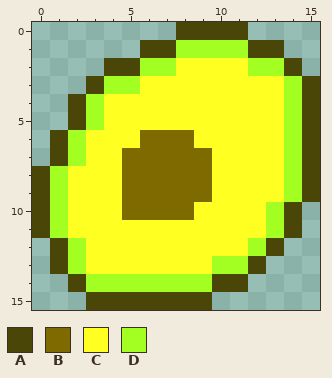
A pixel-art sprite gets an edit: OfficeDungeonCrawler/ExternalAssets/Sprites/Avocado.png. That is the earlier state.
The file is 16x16 pixels.
Palette (. is transparent): A #494608  B #7f6a00  C #ffff21  D #a3ff21
Pixels before, first column x 0:
 0 ........AAAA....
 1 ......AADDDDAA..
 2 ....AADDCCCCDDA.
 3 ...ADDCCCCCCCCDA
 4 ..ADCCCCCCCCCCDA
 5 ..ADCCCCCCCCCCDA
 6 .ADCCCBBBCCCCCDA
 7 .ADCCBBBBBCCCCDA
 8 ADCCCBBBBBCCCCDA
 9 ADCCCBBBBBCCCCDA
10 ADCCCBBBBCCCCDA.
11 ADCCCCCCCCCCCDA.
12 .ADCCCCCCCCCDA..
13 .ADCCCCCCCDDA...
14 ..ADDDDDDDAA....
15 ...AAAAAAA......
After:
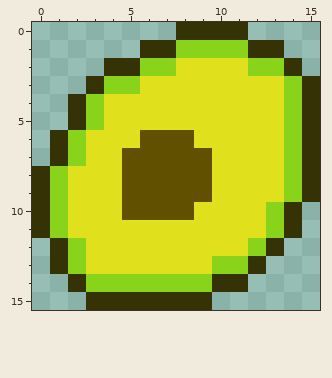
Edits made:
{"colour":"A","old":"#494608","new":"#353305"}
{"colour":"B","old":"#7f6a00","new":"#605000"}
{"colour":"C","old":"#ffff21","new":"#e0e01d"}
{"colour":"D","old":"#a3ff21","new":"#89d31b"}
